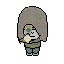
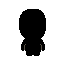
Two versions of the same layered image (64 x 64). Layer-by-layer changes:
hid group "Sniper" (28 layers) over [17, 6, 48, 56]
added layer "Random NPC Idle 2 Back" above "Random NPC Idle 1 Back" over [19, 9, 46, 56]
showed "Background" over [17, 6, 48, 56]
